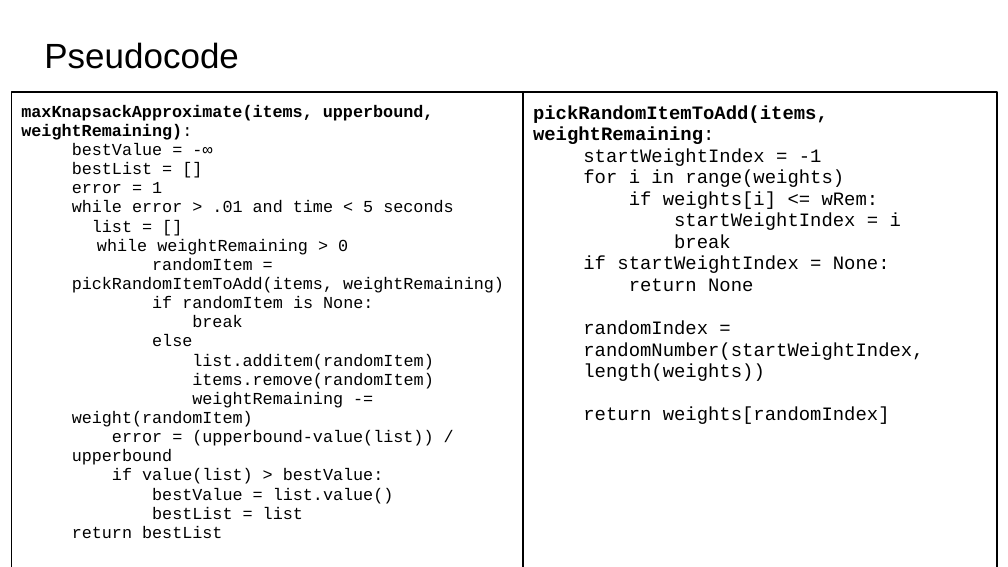
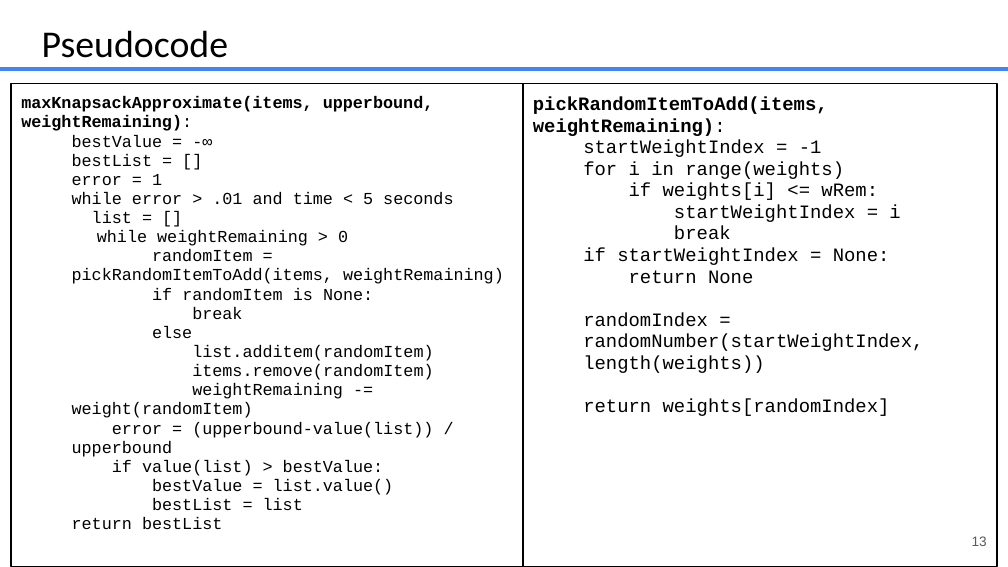
Before and after one commit to JustinMatthewNewman/cs412_FinalProject, a slide deck: slide 13 of presentations/cs412_Final.pptx (slide 14 before the commit). Drawn at 1008x567 pixels with LibreOffice and Linux fonts; fonts in the diff are those of the drawing. Boxes give left, top, right and bottom in pixels: in the first picture for what was removed or moved away, otherwise in the second. Text is boxed around its words. In the diff, an @@ line names an element or a change of style, - is before the commit and + after.

```diff
--- a/presentations/cs412_Final.pptx
+++ b/presentations/cs412_Final.pptx
@@ text "Pseudocode": place and size @@
-text "Pseudocode" at box(44, 42, 238, 69)
+text "Pseudocode" at box(42, 30, 228, 58)
@@ text "Pseudocode" at box(42, 30, 228, 58): size 33.3 to 36 pt, font Arial to Calibri; line spacing 1 to 0.9; vertical alignment top to bottom @@
@@ line added from (0, 70) to (1008, 70), #4285F4 3.75 pt @@
@@ text "maxKnapsackApproximate(items, upperbound, weightRemaining):": place and size @@
-text "maxKnapsackApproximate(items, upperbound, weightRemaining):" at box(11, 91, 523, 567)
+text "maxKnapsackApproximate(items, upperbound, weightRemaining):" at box(11, 83, 523, 566)
@@ rectangle "pickRandomItemToAdd(items, weightRemaining):": place and size @@
-rectangle "pickRandomItemToAdd(items, weightRemaining):" at box(523, 91, 997, 567)
+rectangle "pickRandomItemToAdd(items, weightRemaining):" at box(523, 83, 997, 566)
@@ text in rectangle at box(533, 97, 828, 136): text changed @@
-pickRandomItemToAdd(items, weightRemaining:
+pickRandomItemToAdd(items, weightRemaining):
@@ page number added at box(972, 536, 987, 546), 13 pt, text #595959 @@
+13
```
Also in this commit, not shown: 7 other slides changed, 2 slides added, 3 slides removed.
